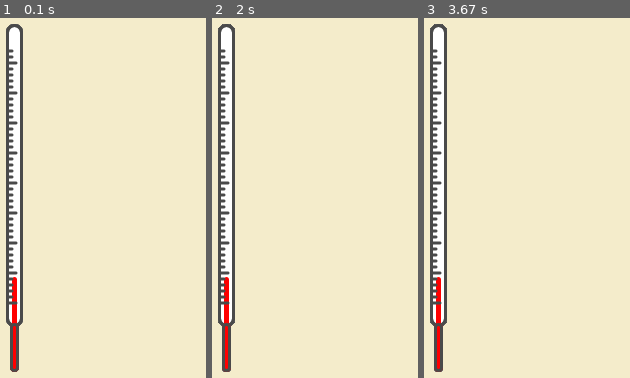
Above: before the commit, frames 1-3 (left to right).
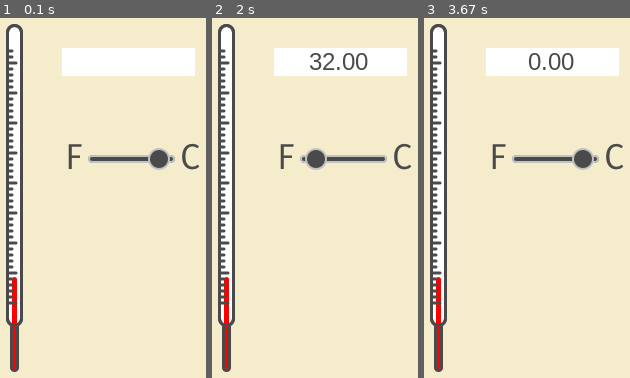
Above: after the commit, the same moments.

Repository: cris0k/carreraPyGame
Game: pygame game, started from pygameTermomentro/main.py
The game is run twice, just before and just after one commit, with the same random seed, the same clock (stepped at 60 frames per second) and the same inputs.
Inputs (mouse positions are in pixels of both pictures, inside the frame that each line leads up to):
- Up to frame 1 (0.1 s): no input
- Up to frame 2 (2 s): click (312, 198) at 0.38 s; click (315, 226) at 0.72 s; click (222, 133) at 1.05 s; click (outside the picture) at 1.38 s; click (319, 57) at 1.72 s
- Up to frame 3 (3.67 s): click (510, 306) at 2.05 s; click (514, 126) at 2.38 s; click (483, 111) at 2.72 s; click (601, 162) at 3.05 s; click (615, 187) at 3.38 s

The runs differ from the first frame. In frame 1, 6.7% of the frame differs, in the area x 2-97%, y 1-99%; in frame 2, 6.7%; in frame 3, 6.7%.

Commit message:
Termometro pygame con conversor en la entrada y cambio F-C

Diff:
--- a/pygameTermomentro/main.py
+++ b/pygameTermomentro/main.py
@@ -4,6 +4,147 @@
 class Termometro():
     def __init__(self):
         self.custome = pygame.image.load("images/termo1.png")
+
+    def convertir(self, grados, toUnidad):
+        resultado = 0
+        if toUnidad == 'F':
+            resultado = grados * 9/5 + 32
+        elif toUnidad == 'C':
+            resultado = (grados - 32) * 5/9
+        else:
+            resultado = grados
+
+        return "{:10.2f}".format(resultado)
+
+class Selector():
+    __tipoUnidad = None
+
+    def __init__(self,unidad = 'C'):
+        self.__customes = []
+        self.__customes.append(pygame.image.load("images/posiF.png"))
+        self.__customes.append(pygame.image.load("images/posiC.png"))
+
+        self.__tipoUnidad = unidad
+
+    def custome(self):
+        if self.__tipoUnidad == 'F':
+            return self.__customes[0]
+        else:
+            return self.__customes[1]
+
+    def change(self):
+        if self.__tipoUnidad =='F':
+            self.__tipoUnidad = 'C'
+        else:
+            self.__tipoUnidad = 'F'
+
+    def unidad(self):
+        return self.__tipoUnidad
+
+class NumberInput():
+    __value = 0
+    __strValue = ""
+    __position = [0,0]
+    __size = [0,0]
+    __pointsCount = 0
+
+    def __init__(self, value=0):
+        self.__font = pygame.font.SysFont("Arial", 24)
+        self.value(value)
+
+    def on_event(self, event):
+        if event.type == KEYDOWN:
+            if event.unicode.isdigit() and len(self.__strValue) < 10 or (event.unicode == '.' and self.__pointsCount == 0): # contolamos la cantidad de numeros que metemos
+                self.__strValue += event.unicode # para que vaya añadiendo los numeros que le añadamos
+                self.value(self.__strValue) # actualiza el numero que metamos
+                if event.unicode == '.':
+                    self.__pointsCount += 1
+            elif event.key == K_BACKSPACE: # para que podamos borrar la entrada
+                if self.__strValue[-1] =='.':
+                    self.__pointsCount -= 1
+                self.__strValue = self.__strValue[:-1] # -1 porque borramos desde atras
+                self.value(self.__strValue)
+
+    def render(self):
+        textBlock = self.__font.render(self.__strValue, True, (74,74,74)) #texto del input
+        rect = textBlock.get_rect() #rectangulo grafico donde ira el valor
+        rect.left = self.__position[0]
+        rect.top = self.__position[1]
+        rect.size = self.__size
+
+        return (rect, textBlock)
+
+    def value(self, val = None): # nos aseguramos que lo que entra es un numero entero
+
+        if val == None:
+            return self.__value
+        else:
+            val = str(val)
+            print(val, "cadena")
+            try:
+                self.__value = float(val)
+                self.__strValue = val
+                if '.' in self.__strValue:
+                    self.__pointsCount = 1
+                else:
+                    self.__pointsCount = 0
+            except:
+                pass
+
+    def width(self,val= None):
+        if val == None:
+            return self.__size[0]
+        else:
+            try:
+                self.__size[0] = int(val)
+            except:
+                pass
+
+    def height(self,val= None):
+        if val == None:
+            return self.__size[1]
+        else:
+            try:
+                self.__size[1] = int(val)
+            except:
+                pass
+
+    def size(self,val=None):
+        if val == None:
+            return self.__size
+        else:
+            try:
+                self.__size = [int(val[0]), int(val[1])]
+            except:
+                pass
+
+    def posX(self,val= None):
+        if val == None:
+            return self.__position[0]
+        else:
+            try:
+                self.__position[0] = int(val)
+            except:
+                pass
+
+    def posY(self,val= None):
+        if val == None:
+            return self.__position[1]
+        else:
+            try:
+                self.__position[1] = int(val)
+            except:
+                pass
+
+    def pos(self,val=None):
+        if val == None:
+            return self.__position
+        else:
+            try:
+                self.__position = [int(val[0]), int(val[1])]
+            except:
+                pass
+
 
 class mainApp():
     termometro = None
@@ -13,26 +154,53 @@
     def __init__(self):
         self.__screen = pygame.display.set_mode((290,415))
         pygame.display.set_caption("Termomentro")
-        self.__screen.fill((244,236,203))
+
 
         self.termometro = Termometro()
+        self.entrada = NumberInput("Monchu")
+        self.entrada.pos((106,58)) #coordenadas del rectangulo
+        self.entrada.size((133,28)) #tamaño del rectangulo
+
+        self.selector = Selector()
+
 
     def __on_close(self):
         pygame.quit()
         sys.exit()
 
-    def start(self):
+    def start(self): #coontrol de eventos
         while True:
             for event in pygame.event.get():
                 if event.type == QUIT:
                     self.__on_close()
 
+                self.entrada.on_event(event) # esto comprobara que se han pulsado las teclas adecuadas y con la info dada va a modificar Value
+
+                if event.type == pygame.MOUSEBUTTONDOWN:
+                    self.selector.change()
+                    grados = self.entrada.value()
+                    nuevaUnidad = self.selector.unidad()
+                    temperatura = self.termometro.convertir(grados, nuevaUnidad)
+                    self.entrada.value(temperatura)
+
+            #pintamos el fondo de pantalla
+            self.__screen.fill((244,236,203))
+
+
+            #pintamos el termometro en su posicion
             self.__screen.blit(self.termometro.custome,(50,34))
+
+            #pintamos el cuadro de texto
+            text = self.entrada.render() #obtenemos rectangulo blanco y foto texto y lo asignamos a text
+            pygame.draw.rect(self.__screen,(255,255,255), text[0]) #creamos el rectangulo blanco con sus datos(posicion y tamaño)
+            self.__screen.blit(text[1],self.entrada.pos()) #pintamos la foto del texto (text[1])
+
+            #pintamos el selector F-C
+            self.__screen.blit(self.selector.custome(), (112,153))
+
             pygame.display.flip()
 
-
-
 if __name__ == '__main__':
-    pygame.init()
+    pygame.font.init()
     app = mainApp()
     app.start()
